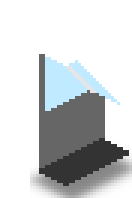
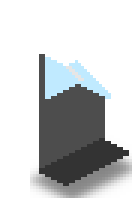
Layers edited between the first and the second w=132, h=198 image:
painted on "Front" over box(81, 81, 96, 93)
painted on "Glass" over box(45, 84, 120, 111)
painted on "Down" over box(81, 81, 120, 105)
painted on "Side copy" over box(39, 54, 45, 114)
painted on "Side" over box(39, 72, 105, 168)
